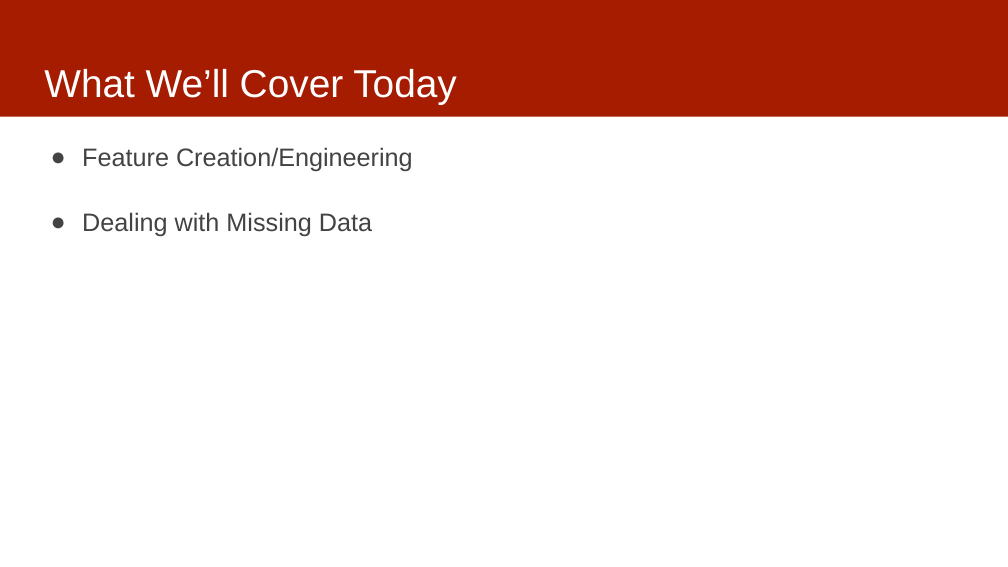
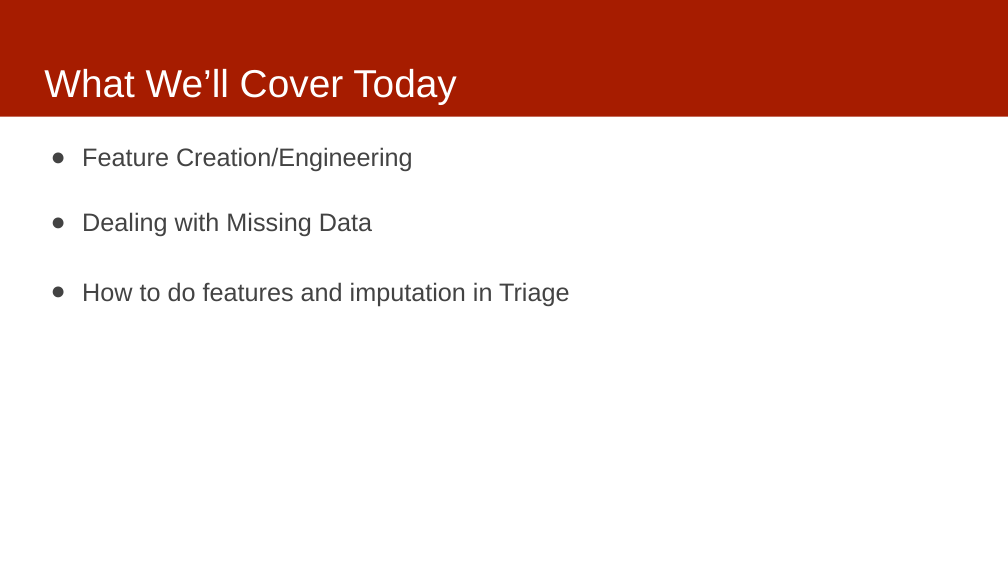
Before and after one commit to dssg/mlforpublicpolicylab, a slide deck: slide 9 of Lectures/12-features-and-imputation.pptx. Drawn at 1008x567 pixels with LibreOffice and Linux fonts; fonts in the diff are those of the drawing. Boxes give left, top, right and bottom in pixels: in the first picture for what was removed or moved away, otherwise in the second. Text is boxed around its words. In the diff, an @@ line names an element or a change of style, - is before the commit and + after.

```diff
--- a/Lectures/12-features-and-imputation.pptx
+++ b/Lectures/12-features-and-imputation.pptx
@@ text at <box>82,282,569,307</box>: paragraph added @@
+● How to do features and imputation in Triage
```
Also in this commit, not shown: 2 other slides changed, 3 slides added.
